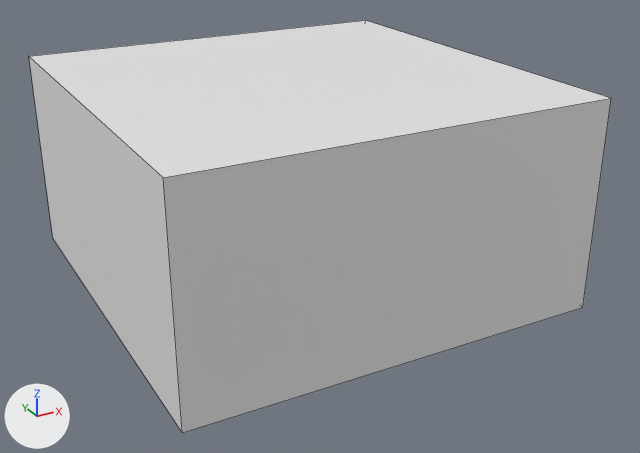
One commit to the Blender file Render/Cormac Wilson/Render/Stanley Water Bottle_better.blend: the scene before it, then after it.
Camera for both pictures: a camera (50 mm lens) standing at (-76.1, -148.5, 83.0) and looking at (2.3, -5.8, 11.7). The axes (+X, +Y, +Z) are drawn at lower left. The lights are the same throughout. The picture after the commit comes second. Mesh edges are drawn as thin lines on the coarser meshes.

In view in the first picture: 'Room'.
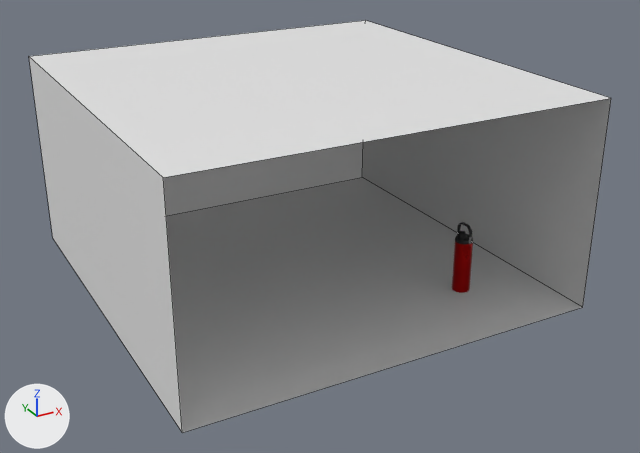
What differs and where, as boxes (x1, y1, x2, y2) in the pictures (640 x 453 px):
part 1 of me_cube, deleted
    before: (163, 98, 611, 433)

What changed in the scene script:
```text
Change me_cube:
    used by ob_room; location = (0.0, 0.0, 0.0); scale = (11.7, 11.7, 11.7)
    verts and faces of me_cube; kept vertices keep their numbers, new ones are numbered from 8
    before: 0 (-3.5, -3.5, 0.0) at pixel (182, 432), 1 (-3.5, -3.5, 3.54) at pixel (163, 177), 4 (3.5, -3.5, 0.0) at pixel (582, 307), 5 (3.5, -3.5, 3.54) at pixel (611, 98)
    remove me_cube.from_pydata(...)  # 8 vertices, 6 faces; spans x -3.5..3.5, y -3.5..3.5, z 0.0..3.54
    add me_cube.from_pydata(...)  # 8 vertices, 5 faces; spans x -3.5..3.5, y -3.5..3.5, z 0.0..3.54
    me_cube part 1
    add delete_faces([(0, 4, 5, 1)])
```
